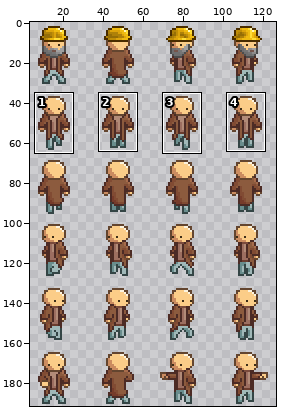
Two states of a pixel-art file, Assets/Content/Races/human_light/human_light.ase. The picture above shows the old version from afar; the outline marks the close-up.
Close-up. Before the commit:
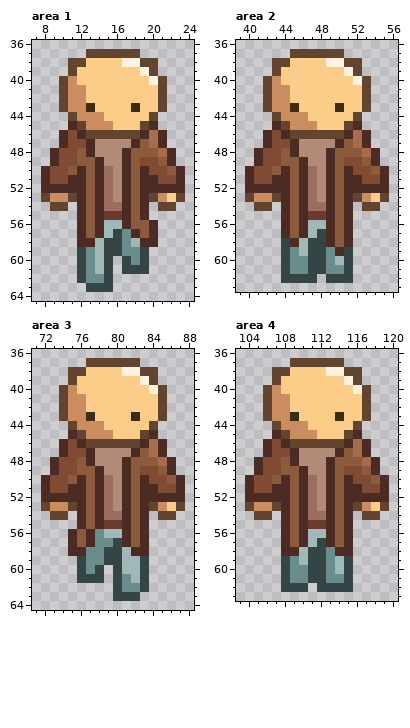
128x192 pixels, 1 frame. Shown: area 1: x 7..24, y 36..64; area 2: x 39..56, y 36..63; area 3: x 71..88, y 36..64; area 4: x 103..120, y 36..63. The wide view leaves out empty margins. The commit also changed other parts of the picture, which this record leaves out.
New version:
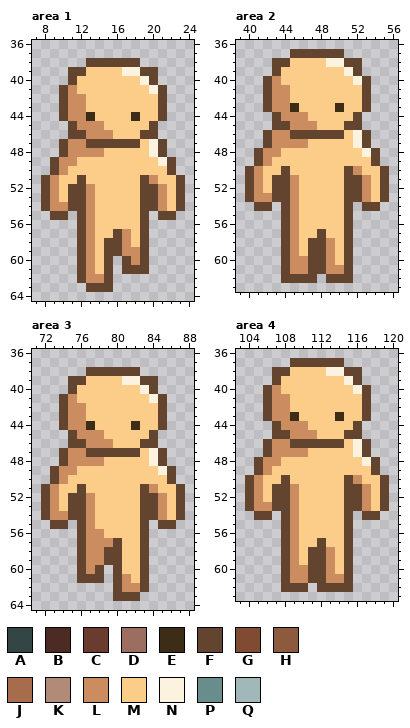
Palette (. is transparent): A #344545  B #4c2b25  C #6b3c2e  D #9c6e60  E #3d2d17  F #63452f  G #814b33  H #8c5b3e  J #a76c4c  K #b28b78  L #cb8c60  M #fbcd88  N #fbf3df  P #698d8d  Q #a0b8b8
The edit:
layer "Jeans" now hidden
layer "Duster" now hidden
layer "Body Detail" removed
Changed rows in their new state; - is an unchanged pixel.
Area 1:
first column x 8:
37 -----......-----
38 ---..FFFFFF..---
39 ----F----NNF----
40 --.F-------NF.--
41 ----M-------N---
43 -----M----M-----
44 --FL-EM---E-MF--
45 ---FL--M---MF---
46 --.FFLLLMMMFF.--
47 --FLLFFFFFFMNF--
48 -.FLLLLMMMMMNF.-
49 -FLLMMMMMMMMMNF-
50 .FLMMMMMMMMMMMF.
51 FLMMFMMMMMMFLMMF
52 FLMFFLMMMMMFFLMF
53 --M-FLMMMMMF----
54 FLLFFLMMMMMFFLMF
55 -FF-FLMMMMMF-FF-
56 ----FLMMMMMF.---
57 ----FLMMFLMF.---
58 ----FLMFFLMF.---
59 ----FLMFFLLF----
60 ----FLMF-FLF----
61 ----FLMF-FFF----
62 ----FLLF--------
63 -----FFF--------
Area 2:
first column x 40:
45 ---F--------F---
46 --FLL------MNF--
47 --FLLLLMMMMMNF--
48 -FLLMMMMMMMMMNF-
49 -FLMMMMMMMMMMMF-
50 FLMMFMMMMMMFLMMF
51 FLMFFLMMMMMFFLMF
52 FLMFFLMMMMMFFLMF
53 ----FLMMMMMF----
54 ----FLMMMMMF----
55 ----FLMMMMMF----
56 ----FLMMMMMF----
57 ----FLMMFMMF----
58 ----FLMFFLMF----
59 ----FLMFFLMF----
60 ----FLLFFLMF----
61 ----FLLFFLLF----
62 ----FFFF-FFF----
Area 3:
first column x 72:
37 -----......-----
38 ---..FFFFFF..---
39 ----F----NNF----
40 --.F-------NF.--
41 ----M-------N---
43 -----M----M-----
44 --FL-EM---E-MF--
45 ---FL--M---MF---
46 --.FFLLLMMMFF.--
47 --FLLFFFFFFMNF--
48 -.FLLLLMMMMMNF.-
49 -FLLMMMMMMMMMNF-
50 .FLMMMMMMMMMMMF.
51 FLMMFMMMMMMFLMMF
52 FLMFFLMMMMMFFLMF
53 --M-FLMMMMMF----
54 FLLFFLMMMMMFFLMF
55 -FF-FLMMMMMF-FF-
56 ---.FLLMMMMF----
57 ---.FLLLFMMF----
58 ---.FLLFFMMF----
59 ----FLLFFMMF----
60 ----FLF-FMMF----
61 ----FFF-FLMF----
62 --------FLLF----
63 --------FFF-----
Area 4:
first column x 104:
45 ---F--------F---
46 --FLL------MNF--
47 --FLLLLMMMMMNF--
48 -FLLMMMMMMMMMNF-
49 -FLMMMMMMMMMMMF-
50 FLMMFMMMMMMFLMMF
51 FLMFFLMMMMMFFLMF
52 FLMFFLMMMMMFFLMF
53 ----FLMMMMMF----
54 ----FLMMMMMF----
55 ----FLMMMMMF----
56 ----FLMMMMMF----
57 ----FLMMFMMF----
58 ----FLMFFLMF----
59 ----FLMFFLMF----
60 ----FLLFFLMF----
61 ----FLLFFLLF----
62 ----FFF-FFFF----
